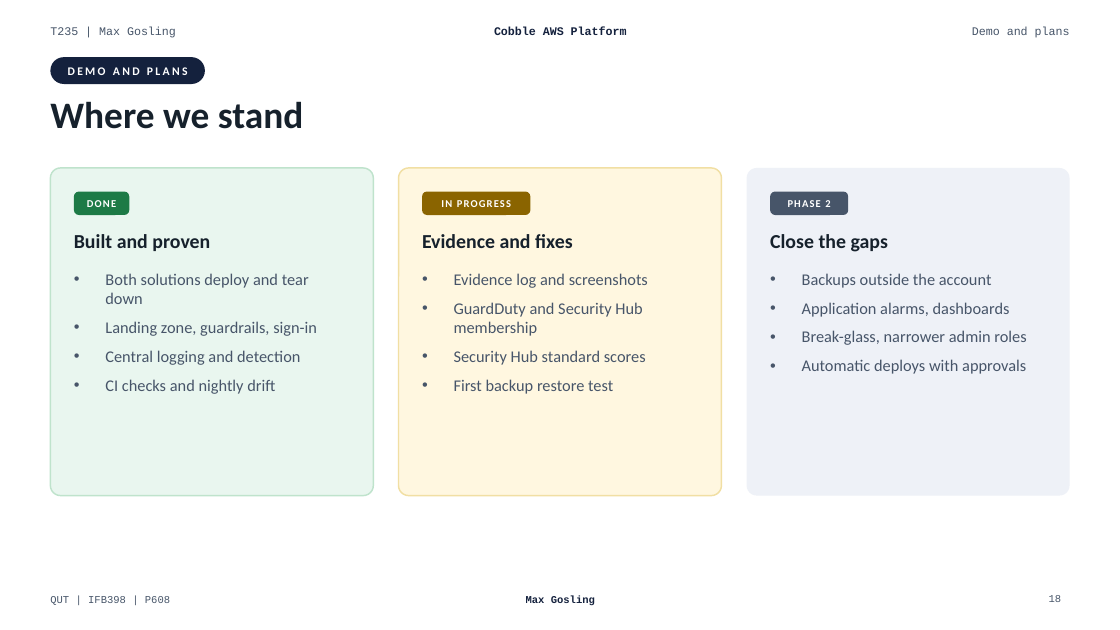
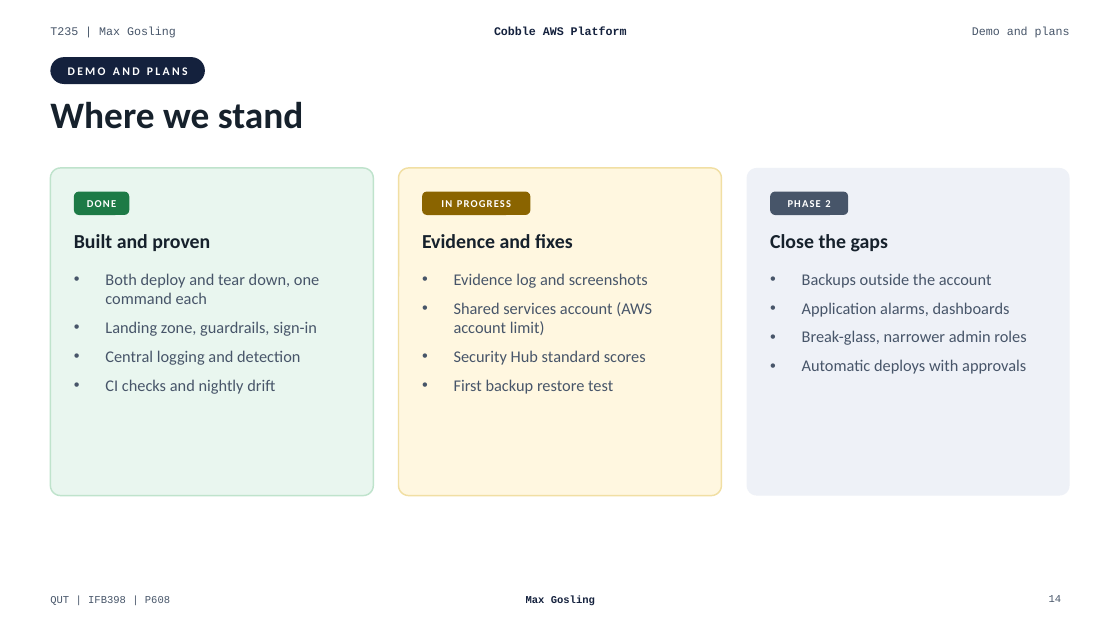
Before and after one commit to G-0Z/IFB398---Cobble-AWS---T235, a slide deck: slide 14 of docs/08-presentation/Cobble-AWS-Platform.pptx (slide 18 before the commit). Drawn at 1120x630 pixels with LibreOffice and Linux fonts; fonts in the diff are those of the drawing. Boxes give left, top, right and bottom in pixels: in the first picture for what was removed or moved away, otherwise in the second. Text is boxed around its words. In the diff, an @@ line names an element or a change of style, - is before the commit and + after.

```diff
--- a/docs/08-presentation/Cobble-AWS-Platform.pptx
+++ b/docs/08-presentation/Cobble-AWS-Platform.pptx
@@ text at bbox=[105, 273, 319, 304]: text changed @@
-• Both solutions deploy and tear down
+• Both deploy and tear down, one command each
@@ text at bbox=[454, 302, 652, 335]: text changed @@
-• GuardDuty and Security Hub membership
+• Shared services account (AWS account limit)
@@ page number at bbox=[1049, 595, 1062, 602]: text changed @@
-18
+14
```
Also in this commit, not shown: 8 other slides changed, 2 other files.
